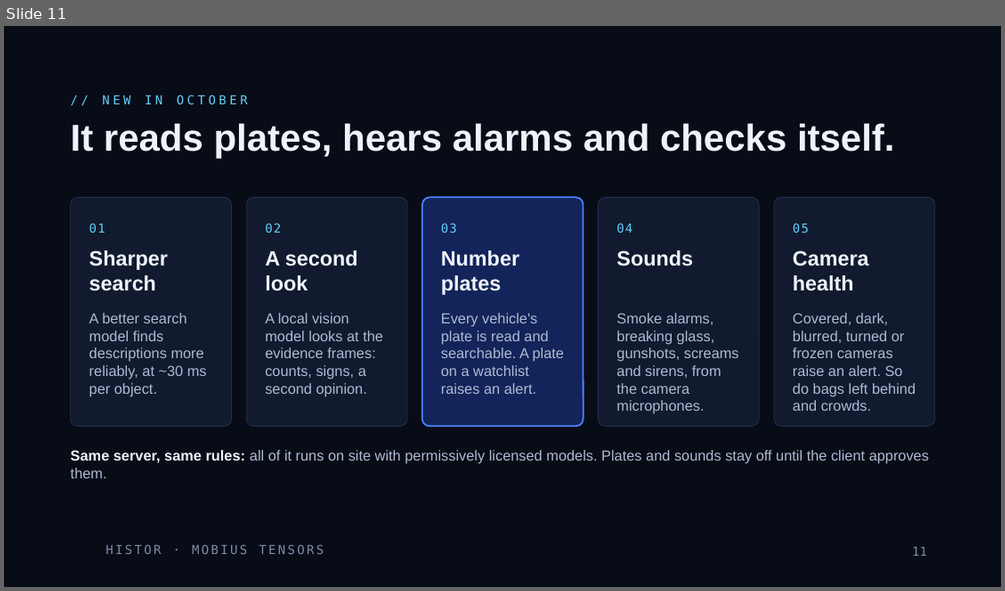
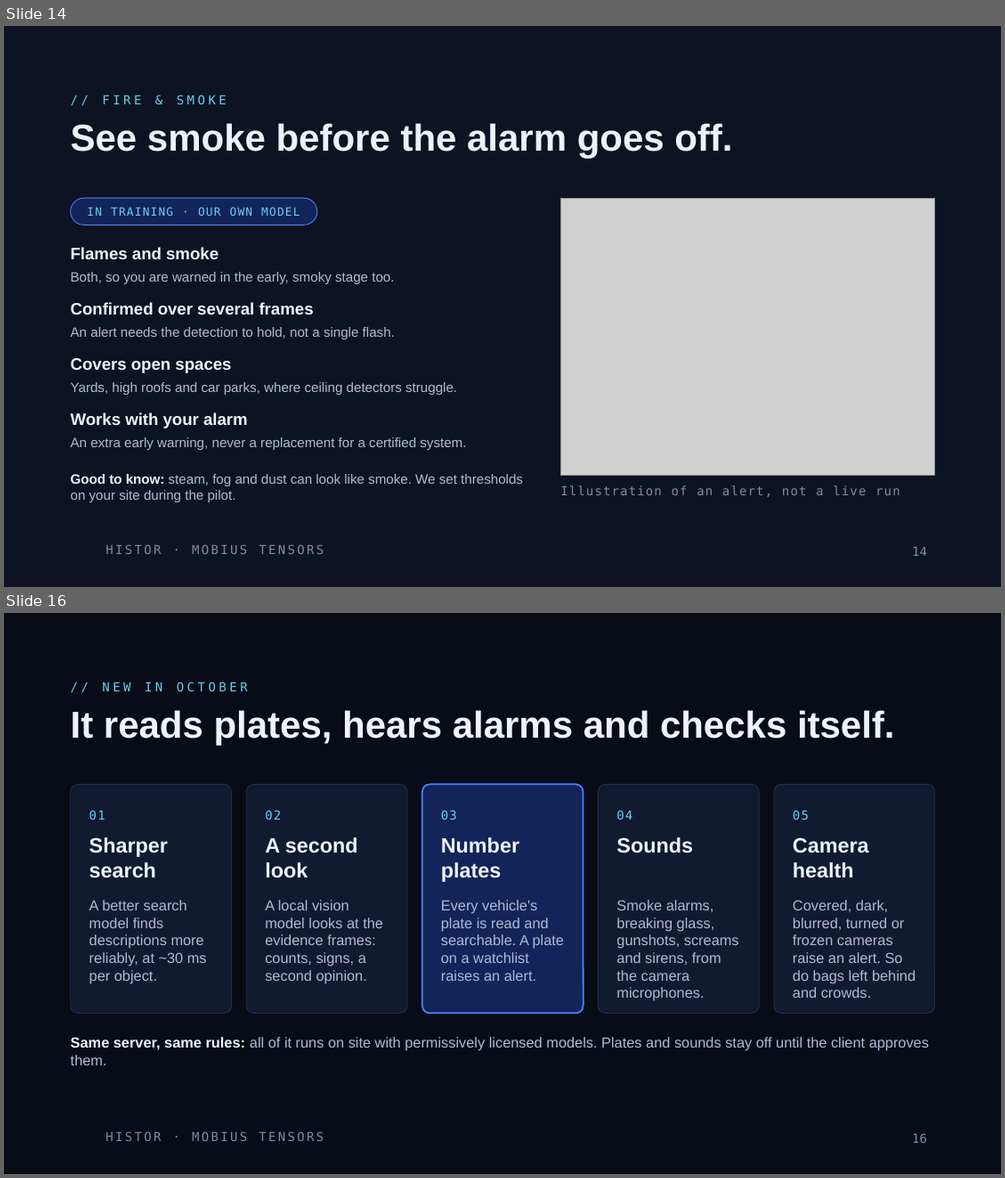
Before and after one commit to rachadlakis/mobius-tensors, a slide deck: projects/histor/docs/Histor.pptx. Shown one above the other, each under a label of ours: slide 11 before the commit, slides 14 and 16 after it; the slides between them are not shown. The pictures are 1005x591 and 1005x1178 pixels, drawn with LibreOffice and Linux fonts; fonts in the diff are those of the drawing; grey boxes stand for pictures; background and template pictures are left out. Boxes give left, top, right and bottom in pixels: in the first picture for what was removed or moved away, otherwise in the second. Text is boxed around its words. In the diff, an @@ line names an element or a change of style, - is before the commit and + after.

```diff
--- a/projects/histor/docs/Histor.pptx
+++ b/projects/histor/docs/Histor.pptx
@@ slide 14 added at [4,26,1001,587], background #0D1322; not listed: 1 template element that a slide beside it also shows @@
@@ text added at [102,95,226,104], 12 pt, text #63CFF5 @@
+// FIRE & SMOKE
@@ title added at [71,123,732,159], 36 pt, text #EEF3FB, bold @@
+See smoke before the alarm goes off.
@@ rounded rectangle added at [71,198,317,224], fill #13245A, outline #4C82FF 0.75 pt, 11 pt, text #63CFF5 @@
+IN TRAINING · OUR OWN MODEL
@@ picture added at [560,198,934,475] @@
@@ text added at [71,247,218,259], 16 pt, text #EEF3FB, bold @@
+Flames and smoke
@@ text added at [71,272,394,284], 13 pt, text #AEBBD3 @@
+Both, so you are warned in the early, smoky stage too.
@@ text added at [71,302,314,314], 16 pt, text #EEF3FB, bold @@
+Confirmed over several frames
@@ text added at [71,327,395,339], 13 pt, text #AEBBD3 @@
+An alert needs the detection to hold, not a single flash.
@@ text added at [71,358,231,373], 16 pt, text #EEF3FB, bold @@
+Covers open spaces
@@ text added at [71,382,457,394], 13 pt, text #AEBBD3 @@
+Yards, high roofs and car parks, where ceiling detectors struggle.
@@ text added at [71,412,248,428], 16 pt, text #EEF3FB, bold @@
+Works with your alarm
@@ text added at [71,437,466,450], 13 pt, text #AEBBD3 @@
+An extra early warning, never a replacement for a certified system.
@@ text added at [71,474,523,502], 13 pt, text #AEBBD3 @@
+Good to know: steam, fog and dust can look like smoke. We set thresholds on your site during the pilot.
@@ text added at [560,485,900,497], 12 pt, text #7E8BA6 @@
+Illustration of an alert, not a live run
@@ page number added at [912,547,927,556], 12 pt, text #7E8BA6 @@
+14
@@ what was slide 11 is now slide 16 @@
@@ page number at [912,1133,927,1143]: text changed @@
-11
+16
```
Also in this commit, not shown: 5 slides changed, 8 other slides added, 46 other files.
